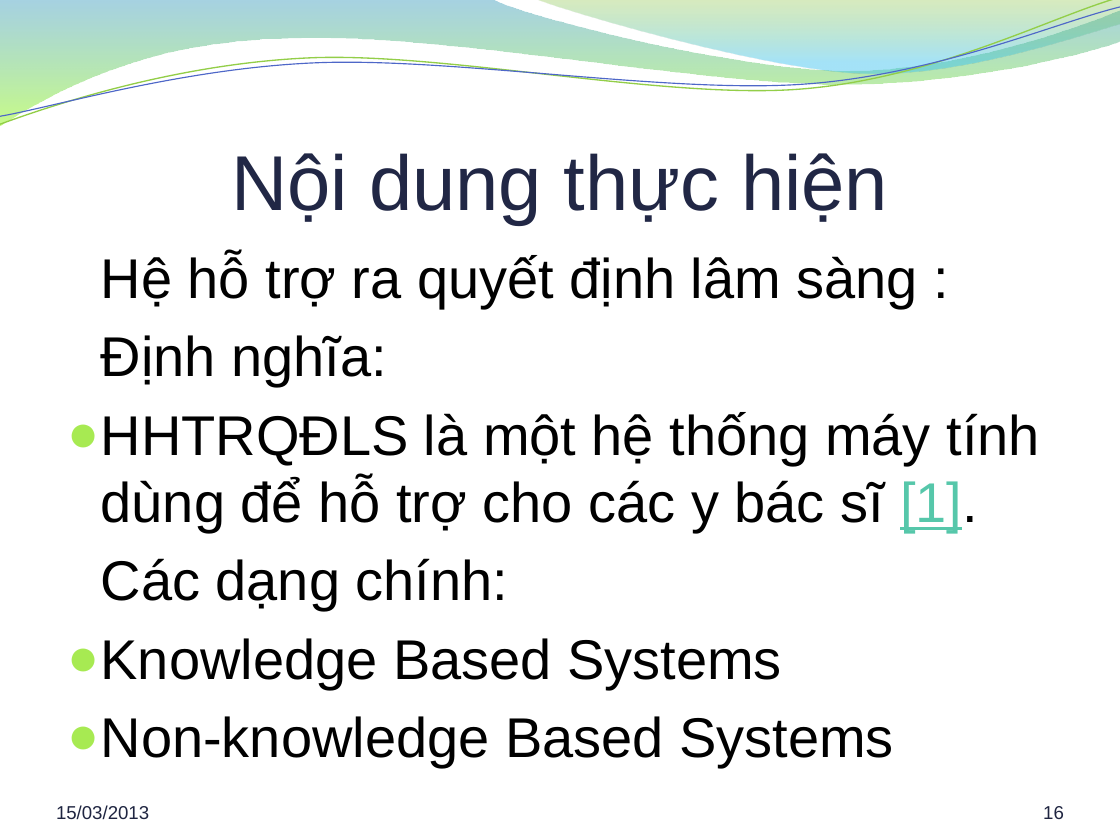
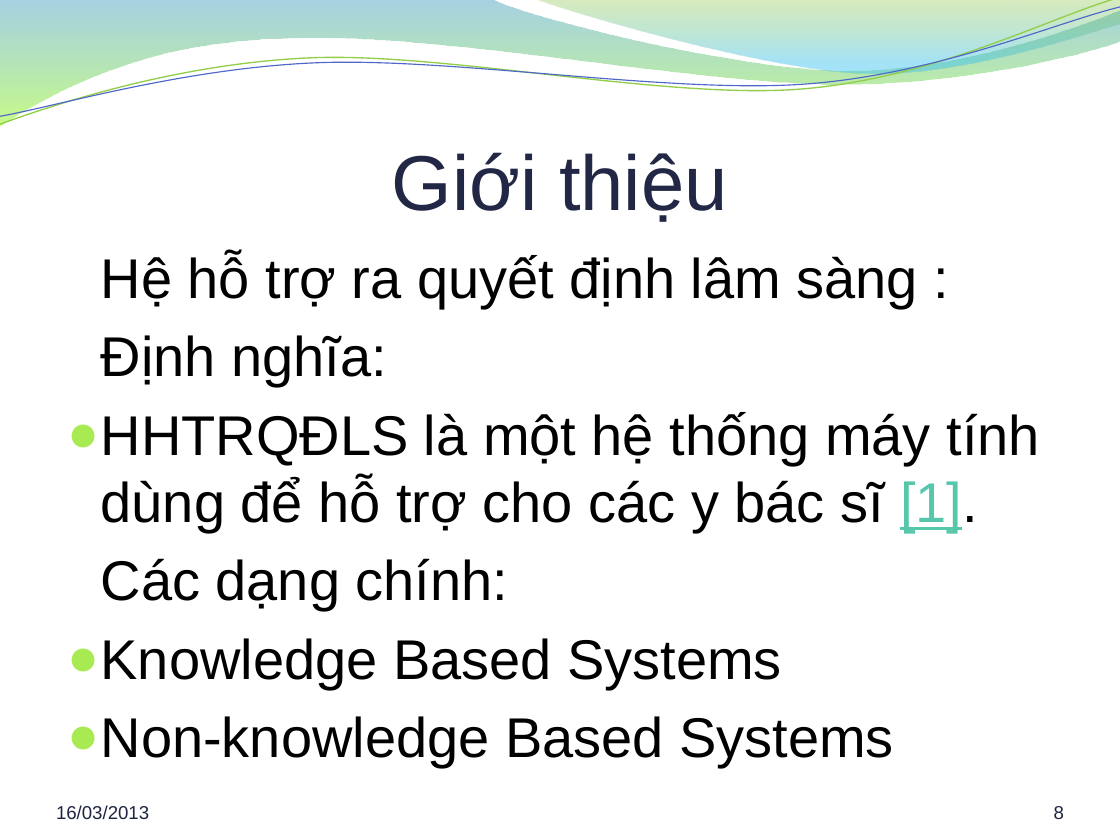
Before and after one commit to hung94it/benhvien, a slide deck: slide 8 of Diabetes/Documents/Report/Bao cao khoa luan.pptx (slide 16 before the commit). Drawn at 1120x840 pixels with LibreOffice and Linux fonts; fonts in the diff are those of the drawing; background and template pictures are left out. Boxes give left, top, right and bottom in pixels: in the first picture for what was removed or moved away, otherwise in the second. Text is boxed around its words. In the diff, an @@ line names an element or a change of style, - is before the commit and + after.

```diff
--- a/Diabetes/Documents/Report/Bao cao khoa luan.pptx
+++ b/Diabetes/Documents/Report/Bao cao khoa luan.pptx
@@ title at <box>392,152,728,222</box>: text changed @@
-Nội dung thực hiện
+Giới thiệu
@@ text at <box>56,805,149,820</box>: text changed @@
-15/03/2013
+16/03/2013
@@ page number at <box>1054,806,1064,819</box>: text changed @@
-16
+8
```
Also in this commit, not shown: 32 other slides changed.
